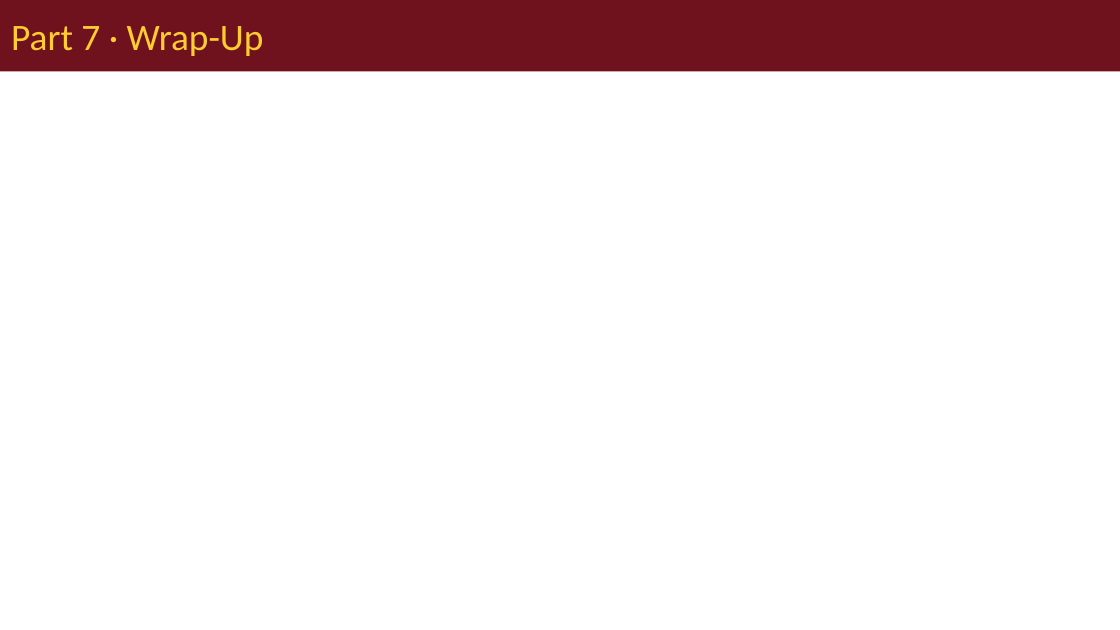
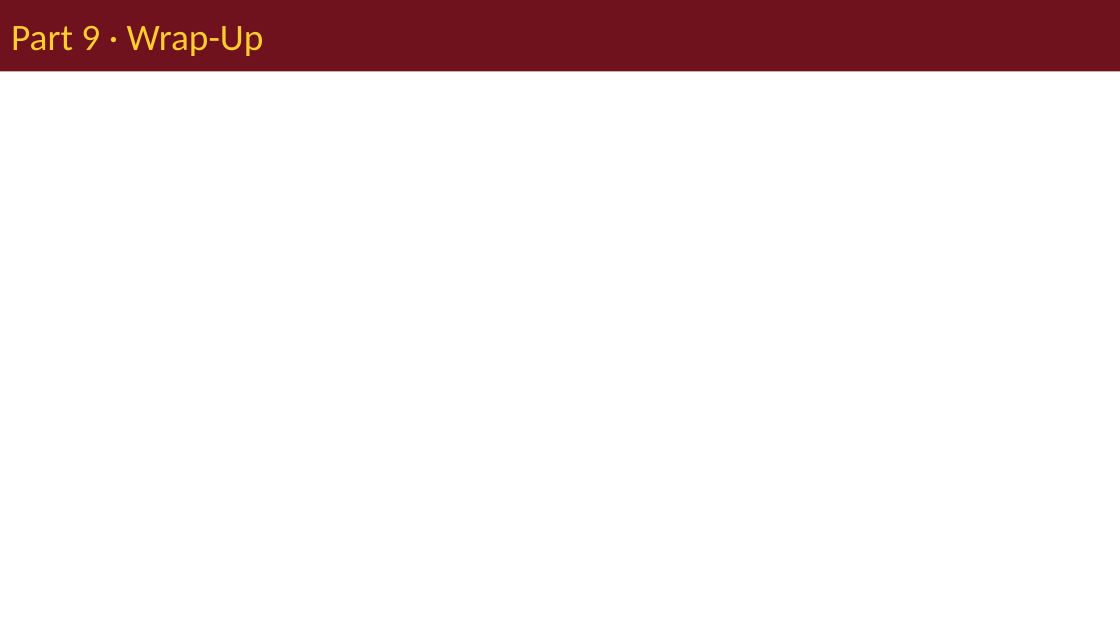
Before and after one commit to wlperry/ecostats_2026, a slide deck: slide 62 of docs/content/linear_mixed_models/linear_mixed_models_lecture.pptx (slide 39 before the commit). Drawn at 1120x630 pixels with LibreOffice and Linux fonts; fonts in the diff are those of the drawing. Boxes give left, top, right and bottom in pixels: in the first picture for what was removed or moved away, otherwise in the second. Text is boxed around its words. In the diff, an @@ line names an element or a change of style, - is before the commit and + after.

```diff
--- a/docs/content/linear_mixed_models/linear_mixed_models_lecture.pptx
+++ b/docs/content/linear_mixed_models/linear_mixed_models_lecture.pptx
@@ title at <box>11,26,264,56</box>: text changed @@
-Part 7 · Wrap-Up
+Part 9 · Wrap-Up
```
Also in this commit, not shown: 6 other slides changed, 23 slides added, 56 other files.
